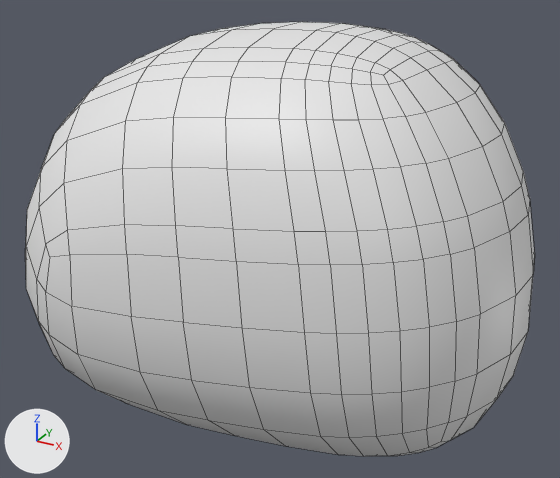
The FBX model GameJam2025/Assets/models/Coral 2.fbx as it was, and as the next commit left it.
Before and after are seen from a 50 mm camera at (2.53, -4.79, 2.26) aimed at (-0.03, -0.14, -0.07). Lighting does not change. The marker at lower left points along +X, +Y and +Z. Mesh edges are drawn as thin lines. Where no turn or scale is listed for an object, it has been applied to the vertices.

The first picture shows 'Coral 2'.
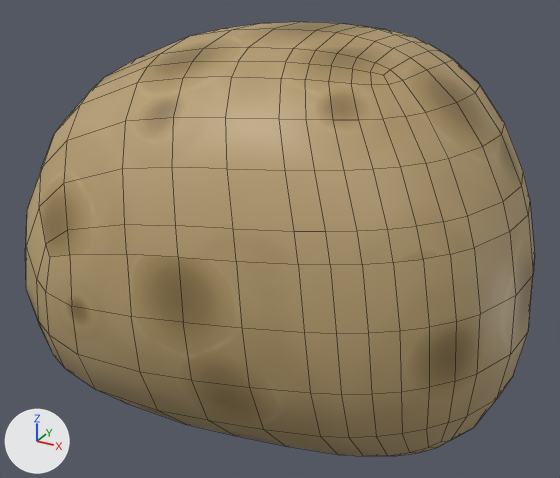
The newer file is also turned or shifted as a whole; pictures and numbers use the older file's frame.

Boxes [x1, y1, x2, y2] around the edits, measured in the pictures (560 x 478 px):
'Coral 2', surface changed (white to beige)
    both: [25, 22, 535, 456]

What the commit changed:
Picture 'T_Coral 1-4.png' (img_t_coral_1_4_png) is new.
In material 'Material.001' (mat_material_001), base_color is no longer (0.8, 0.8, 0.8), white #e7e7e7.
In material 'Material.001' (mat_material_001), texture is now set to img_t_coral_1_4_png.
me_cube_001 has 397 vertices, 396 faces and spans x -1.84..1.81, y -1.62..1.45, z -1.44..1.49.
me_cube_001 is used by ob_coral_2; location (0.0, 0.0, 0.0).
me_cube_001 part 1: texture (UV) coordinates of 396 of 396 faces, centred in x -1.83..1.79, y -1.59..1.43, z -1.43..1.48, changed; they spanned u 0.65..0.98, v 0.02..0.35 and now span u 0.55..0.98, v 0.02..0.76.
